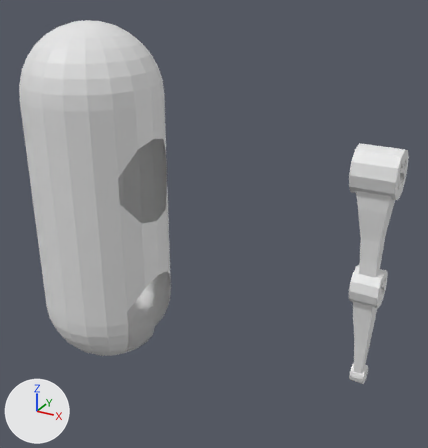
A saved change to the Blender file robo.blend.
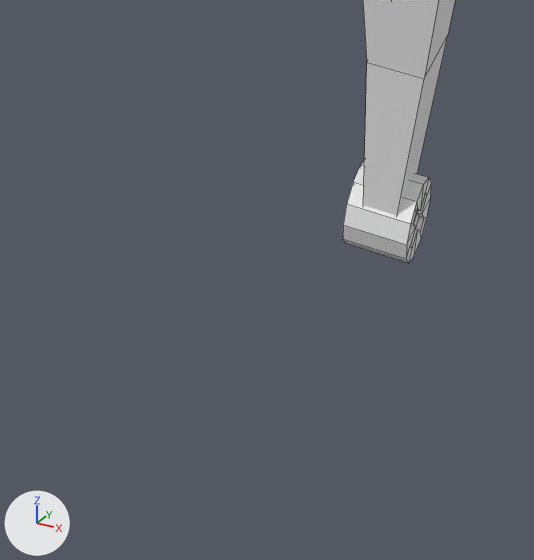
Each version appears first whole from a 50 mm camera at (1.643, -1.94, 1.718) aimed at (0.435, 0.258, 0.619), and next in a close-up on the part from 64% to 91% of the width and 73% to 100% of the height. Arrows for +X, +Y and +Z are at lower left; the lights stay in place. The close-ups show mesh edges as thin lines.

Before the edit, the objects in view are built like this:
```python
me_circle_002 = bpy.data.meshes.new('Circle.002')
me_circle_002.from_pydata(...)  # 72 vertices, 70 faces; spans x -0.79..0.74, y -0.74..0.79, z 0.33..1.45
me_cube_001 = bpy.data.meshes.new('Cube.001')
me_cube_001.from_pydata(...)  # 20 vertices, 14 faces, 4 loose edges; spans x -0.54..0.65, y -3.11..-1.6, z -4.72..0.9
ob_circle_002 = bpy.data.objects.new('Circle.002', me_circle_002)
ob_circle_002.location = (1.038, 0.604, -0.213)
ob_circle_002.rotation_euler = (0.0, 1.571, 0.0)  # degrees (0, 90, 0)
ob_circle_002.scale = (0.0631, 0.0631, 0.0631)
ob_cube_001 = bpy.data.objects.new('Cube.001', me_cube_001)
ob_cube_001.location = (1.084, 0.785, 0.182)
ob_cube_001.scale = (0.08, 0.08, 0.08)
```
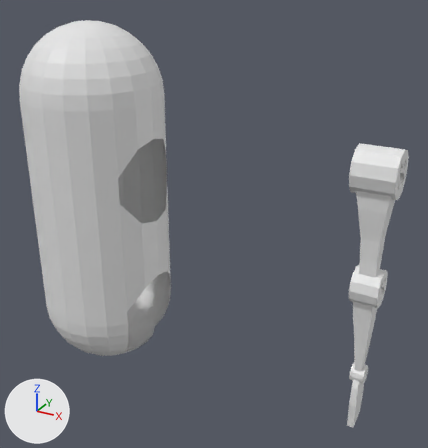
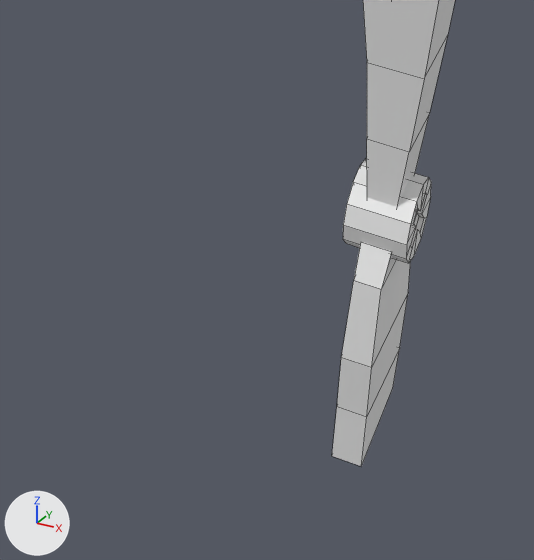
Boxes [x1, y1, x2, y2] around the edits, measured in the close-ups (534 x 560 px):
'Cube.001', reshaped
    before: [363, 0, 455, 216]
    after: [363, 0, 455, 207]
'Cube.002', added
    after: [332, 242, 410, 466]
part 1 of me_cube_001, built on
    before: [363, 38, 447, 216]
    after: [367, 38, 447, 207]

What changed in the scene script:
```text
Change me_cube_001:
    used by ob_cube_001; location = (1.084, 0.785, 0.182); scale = (0.08, 0.08, 0.08)
    remove me_cube_001.from_pydata(...)  # 20 vertices, 14 faces, 4 loose edges; spans x -0.54..0.65, y -3.11..-1.6, z -4.72..0.9
    add me_cube_001.from_pydata(...)  # 24 vertices, 18 faces, 4 loose edges; spans x -0.54..0.65, y -3.11..-1.6, z -4.61..0.9
    me_cube_001 part 1
    4 faces are deleted
    4 vertices move from x -0.09..0.37, y -2.73..-1.8, z -4.72 to x -0.06..0.34, y -2.65..-1.81, z -4.61
    4 vertices are added at (-0.15, -2.74, -3.51), (0.44, -1.75, -3.51), (0.44, -2.74, -3.51), (-0.15, -1.75, -3.51)
    8 new faces join them
Add me_cube_002:
    me_cube_002.from_pydata(...)  # 20 vertices, 17 faces; spans x -0.93..0.78, y -1.47..1.56, z -2.56..3.44
Add ob_cube_002:
    ob_cube_002 = bpy.data.objects.new('Cube.002', me_cube_002)
    ob_cube_002.location = (1.098, 0.602, -0.393)
    ob_cube_002.scale = (0.02, 0.0476, 0.0476)
```
